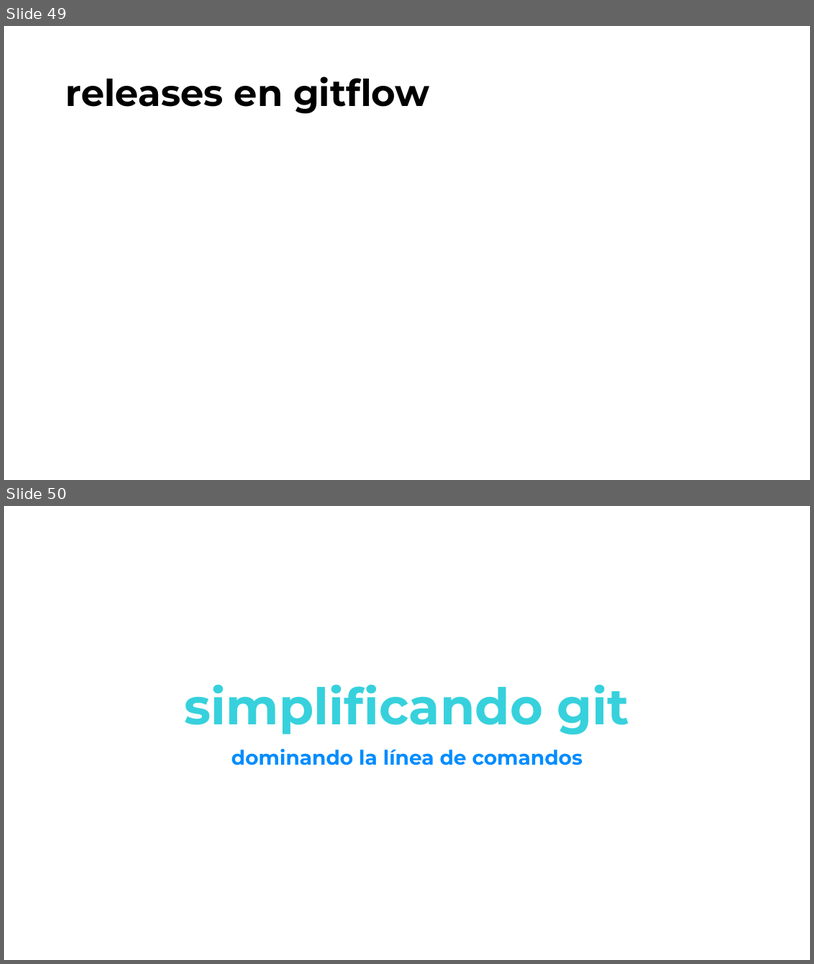
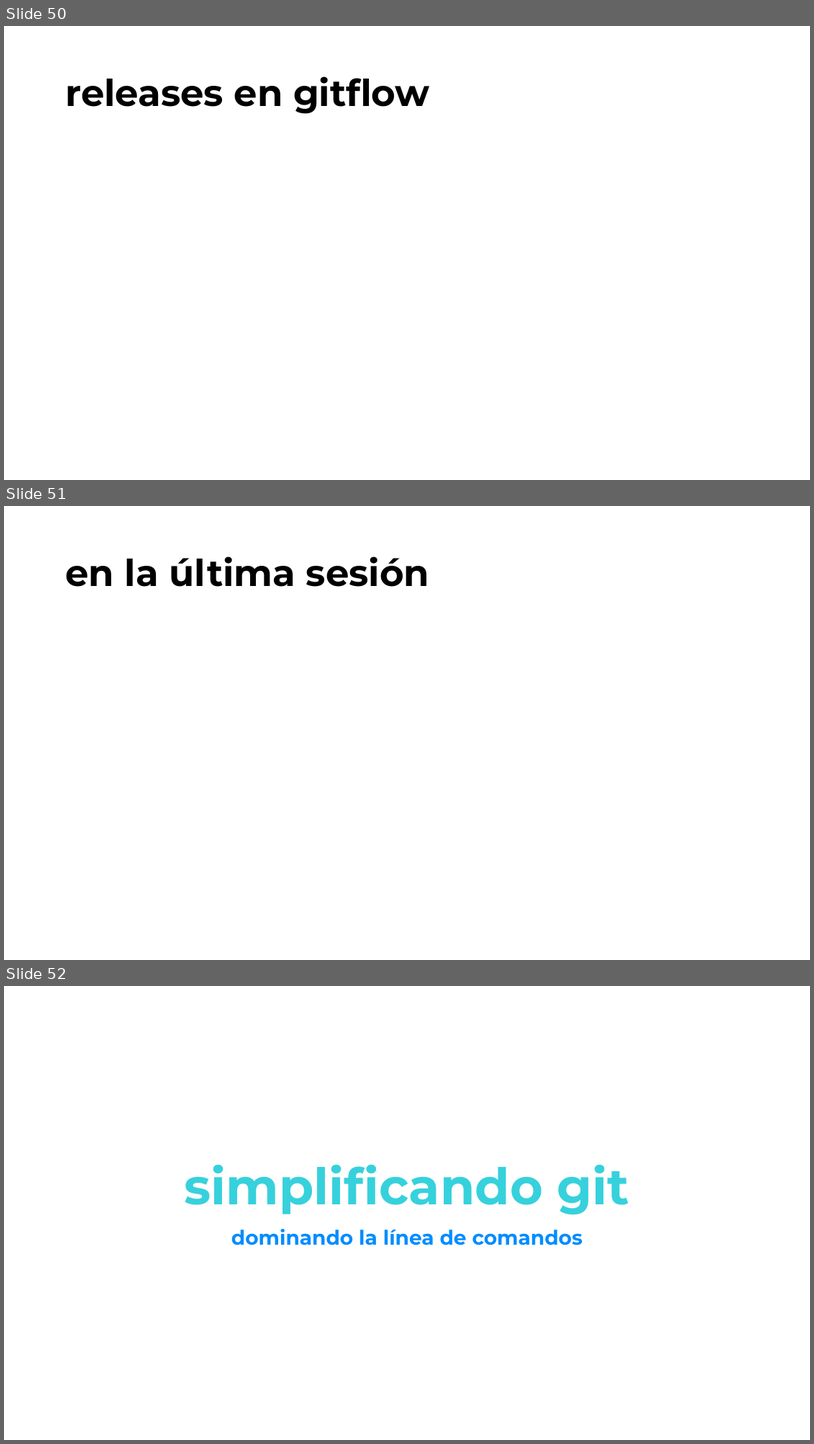
Before and after one commit to jofaval/talks-about, a slide deck: simplifying-git/fear-the-cli-no-more/simplifying-git-fear-the-cli-no-more.slides.es.pptx. Shown one above the other, each under a label of ours: slides 49 and 50 before the commit, slides 50, 51 and 52 after it. The pictures are 814x964 and 814x1444 pixels, drawn with LibreOffice and Linux fonts; fonts in the diff are those of the drawing. Boxes give left, top, right and bottom in pixels: in the first picture for what was removed or moved away, otherwise in the second. Text is boxed around its words. In the diff, an @@ line names an element or a change of style, - is before the commit and + after.

```diff
--- a/simplifying-git/fear-the-cli-no-more/simplifying-git-fear-the-cli-no-more.slides.es.pptx
+++ b/simplifying-git/fear-the-cli-no-more/simplifying-git-fear-the-cli-no-more.slides.es.pptx
@@ slide 51 added at [4, 506, 810, 960], background #FFFFFF @@
@@ title added at [65, 556, 430, 587], 44 pt, text #000000, bold @@
+en la última sesión
@@ what was slide 49 is now slide 50 @@
@@ what was slide 50 is now slide 52 @@
```
Also in this commit, not shown: 3 slides changed, 5 other slides added, 1 other file.
